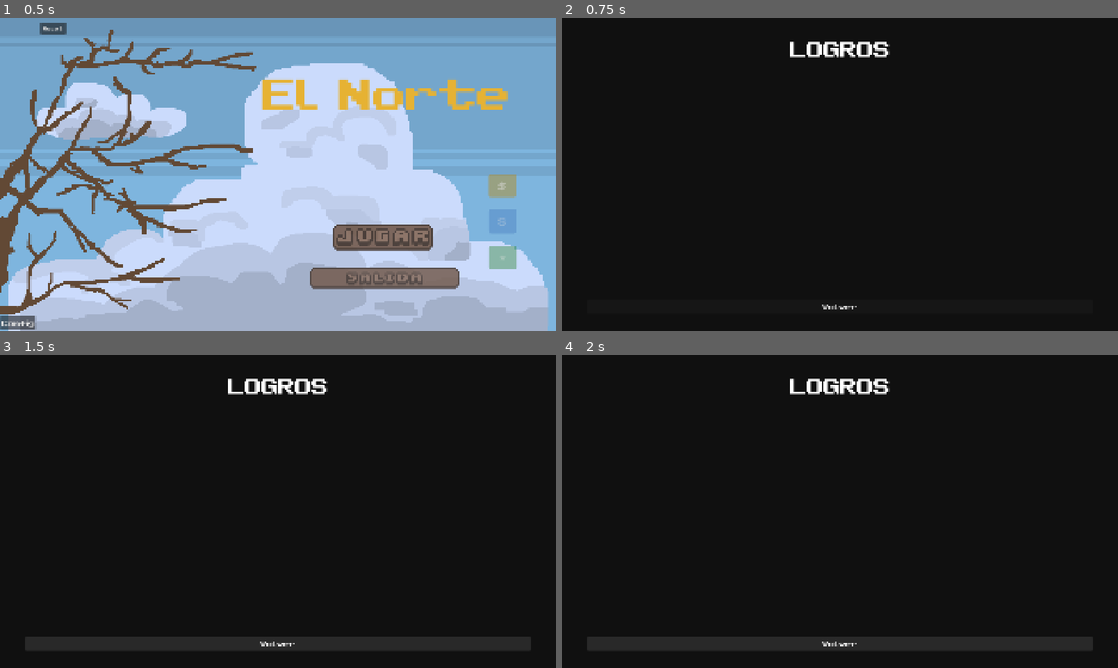
Above: before the commit, frames 1-4 (two rows, left to right).
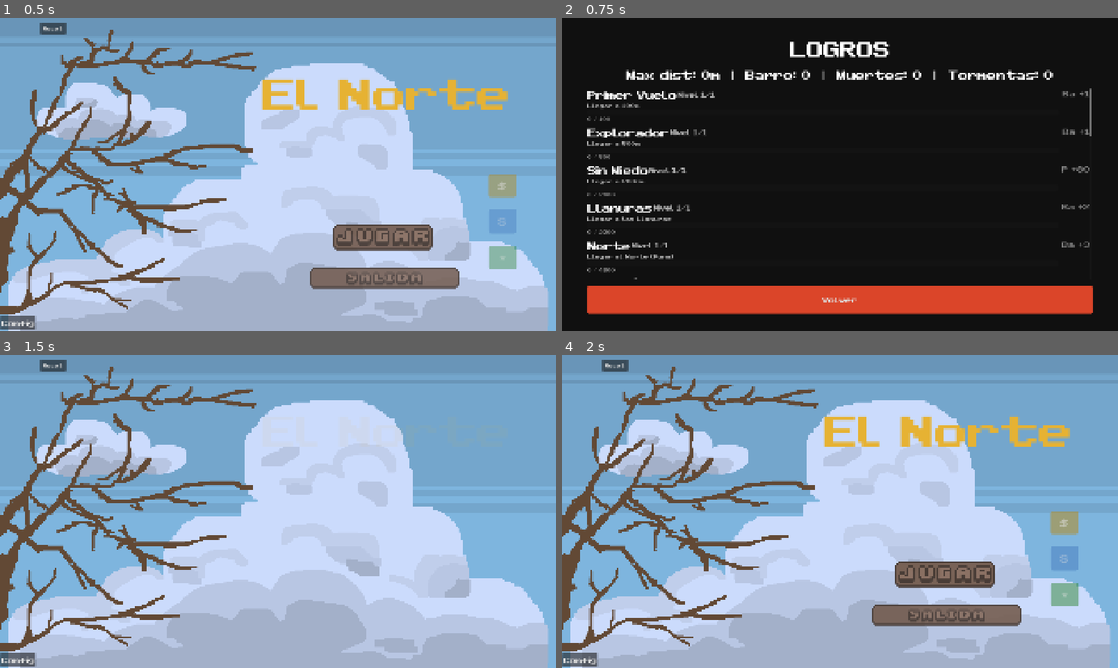
Above: after the commit, the same moments.

Repository: TomasMoreno21/El-Norte
Game: Godot game, scene res://scenes/menu/menu.tscn
Two runs of this game, one before a commit and one after it. Both use one fixed random seed, a clock stepped at 60 frames per second and the inputs below.
Inputs:
- Up to frame 1 (0.5 s): no input
- Up to frame 2 (0.75 s): click "★" at 0.5 s
- Up to frame 3 (1.5 s): click "Volver" at 1.25 s
- Up to frame 4 (2 s): no input

Frame 1 is identical in both runs. In frame 2, 12% of the frame differs, in the area x 4-96%, y 16-95%; in frame 3, 100%, in the area x 0-100%, y 0-100%; in frame 4, 100%.
Error before the commit: Parse Error: Cannot infer the type of "pending_key" variable because the value doesn't have a set type. (res://scenes/achievements/achievements.gd:79)

Commit message:
fix: type inference pending_key en achievements.gd

Diff:
--- a/scenes/achievements/achievements.gd
+++ b/scenes/achievements/achievements.gd
@@ -76,7 +76,7 @@
 			done_lbl.modulate = Color(0, 1, 0)
 			row2.add_child(done_lbl)
 
-			var pending_key := id + "_" + str(cur_level)
+			var pending_key: String = id + "_" + str(cur_level)
 			if pending_key in DataManager.pending_rewards:
 				var recoger_btn := Button.new()
 				recoger_btn.text = "Recoger"
